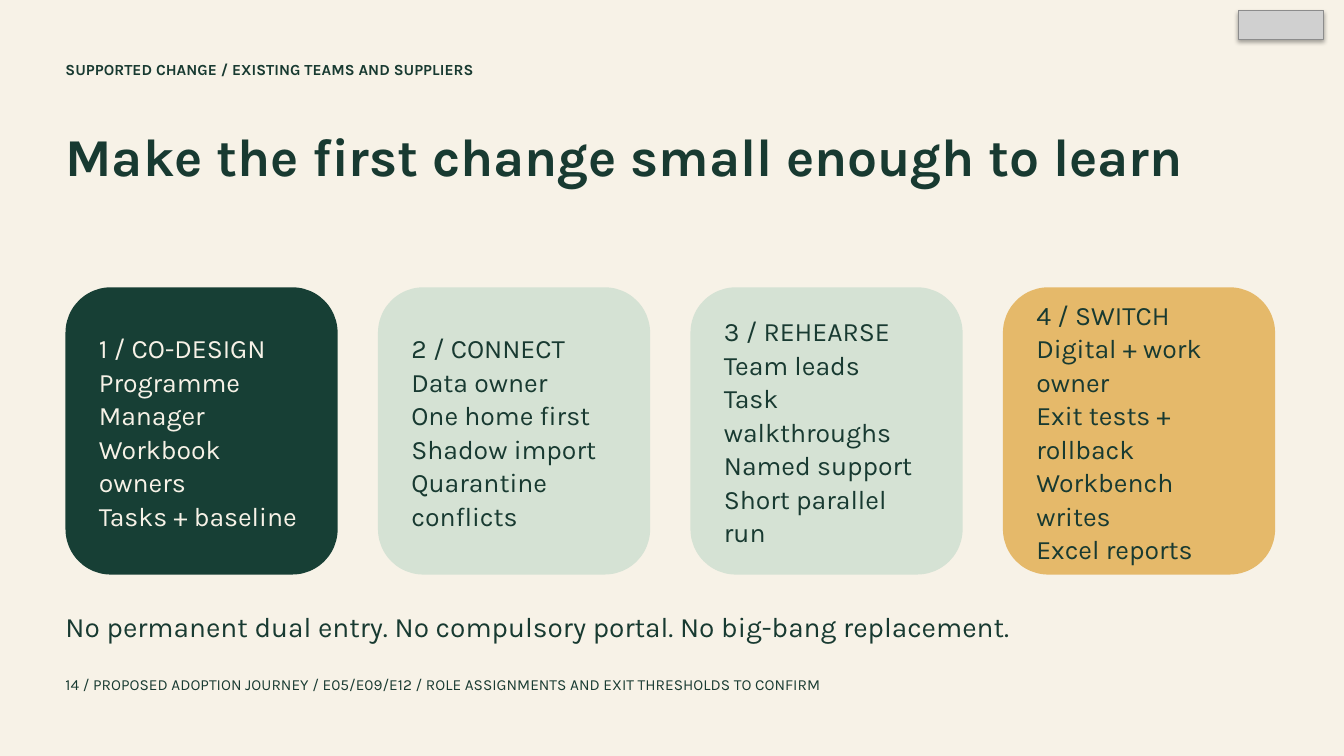
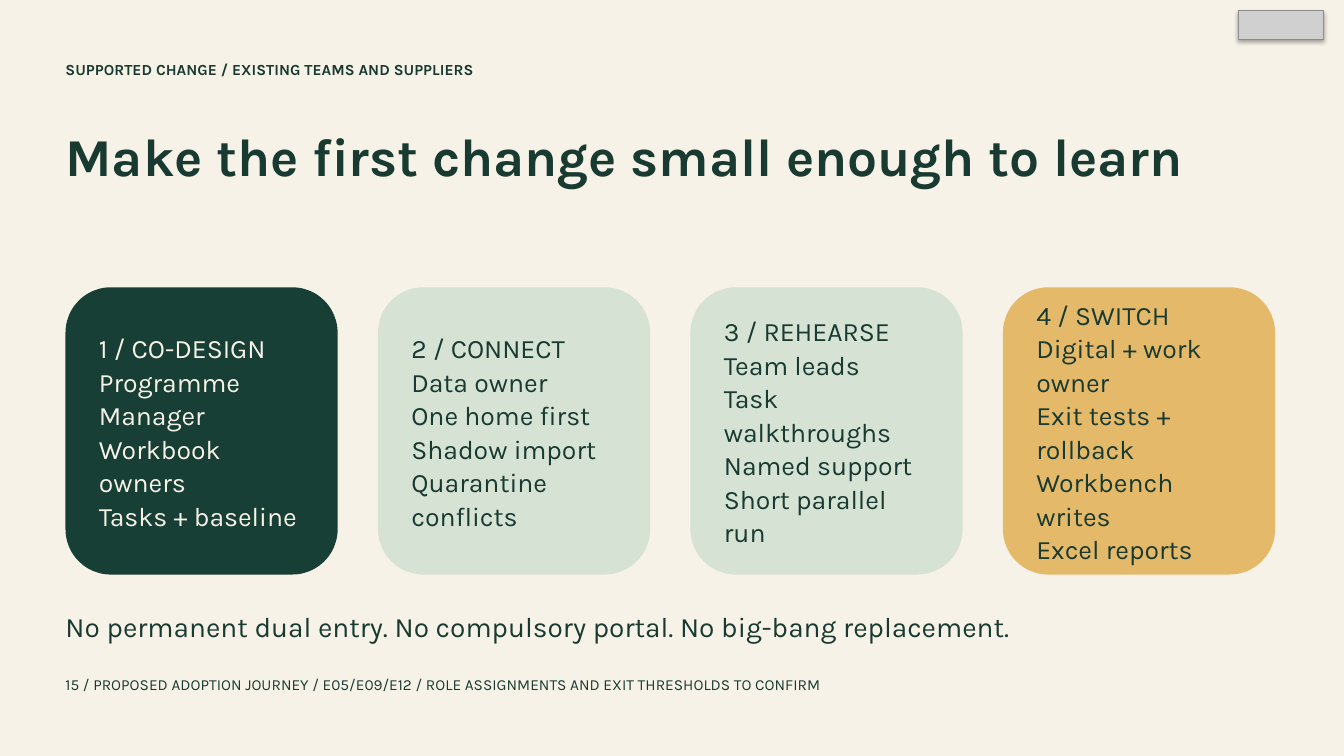
Before and after one commit to jmservera/ama, a slide deck: slide 15 of docs/capstone/deck/zava-forward-executive-draft.pptx (slide 14 before the commit). Drawn at 1344x756 pixels with LibreOffice and Linux fonts; fonts in the diff are those of the drawing; grey boxes stand for pictures. Boxes give left, top, right and bottom in pixels: in the first picture for what was removed or moved away, otherwise in the second. Text is boxed around its words. In the diff, an @@ line names an element or a change of style, - is before the commit and + after.

```diff
--- a/docs/capstone/deck/zava-forward-executive-draft.pptx
+++ b/docs/capstone/deck/zava-forward-executive-draft.pptx
@@ text at bbox=[65, 678, 820, 691]: text changed @@
-14 / PROPOSED ADOPTION JOURNEY / E05/E09/E12 / ROLE ASSIGNMENTS AND EXIT THRESHOLDS TO CONFIRM
+15 / PROPOSED ADOPTION JOURNEY / E05/E09/E12 / ROLE ASSIGNMENTS AND EXIT THRESHOLDS TO CONFIRM
```
Also in this commit, not shown: 8 other slides changed, 1 slide added, 27 other files.
